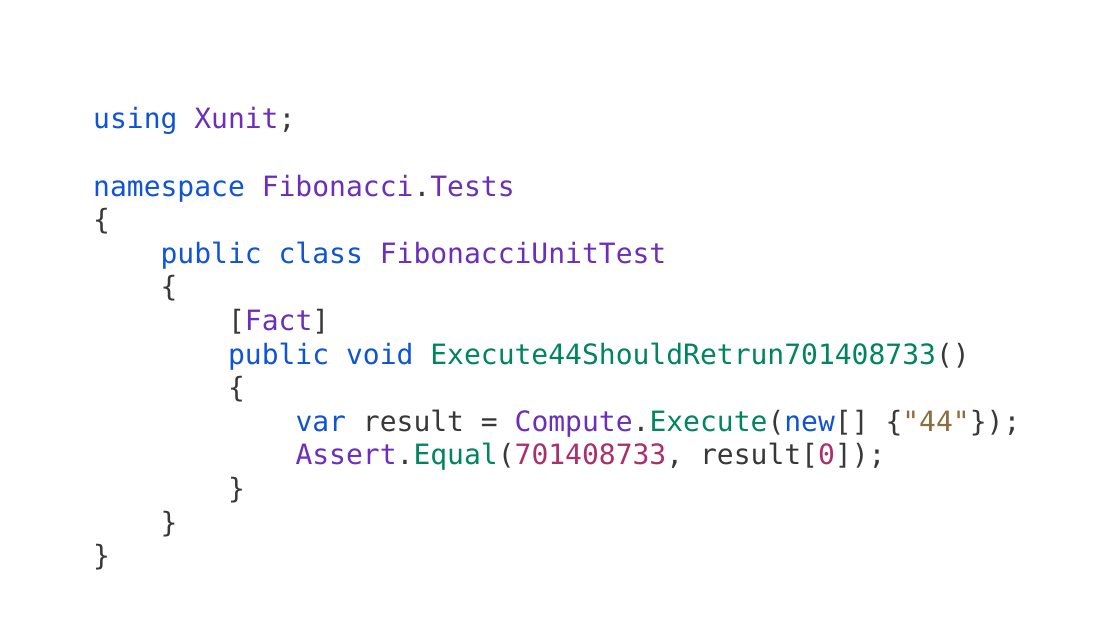
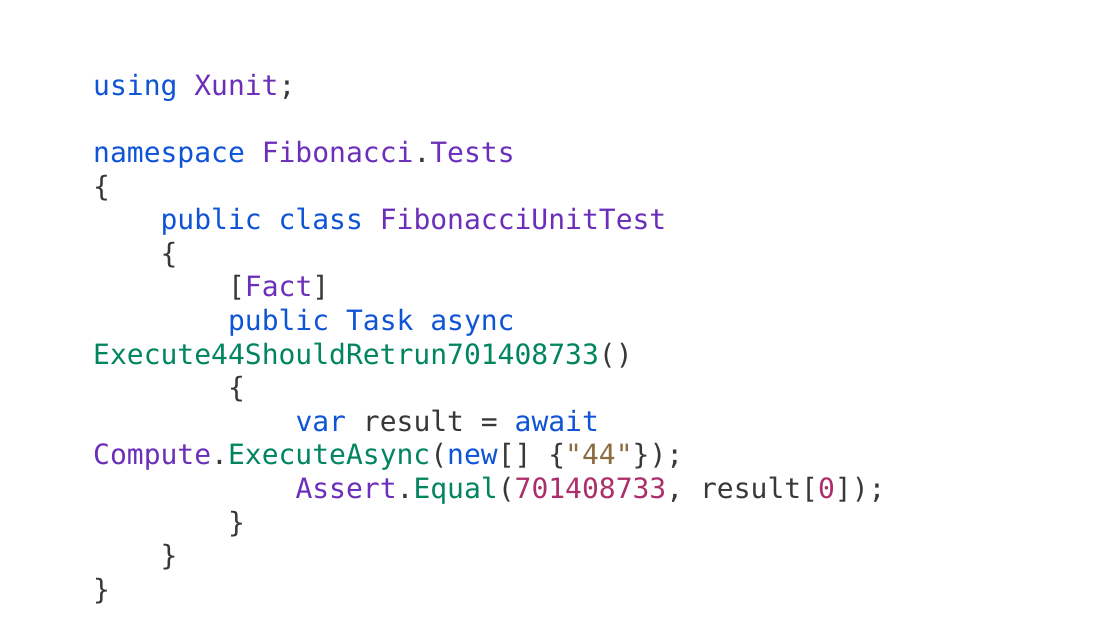
Before and after one commit to guillaume-chervet/course.dotnet, a slide deck: slide 95 of documentations/dotnet6.pptx. Drawn at 1120x630 pixels with LibreOffice and Linux fonts; fonts in the diff are those of the drawing. Boxes give left, top, right and bottom in pixels: in the first picture for what was removed or moved away, otherwise in the second. Text is boxed around its words. In the diff, an @@ line names an element or a change of style, - is before the commit and + after.

Commit message:
update

```diff
--- a/documentations/dotnet6.pptx
+++ b/documentations/dotnet6.pptx
@@ text at (93,140,885,504): text changed @@
-using Xunit;
-namespace Fibonacci.Tests
-{
-public class FibonacciUnitTest
-{
-[Fact]
-public void Execute44ShouldRetrun701408733()
-{
-var result = Compute.Execute(new[] {"44"});
-Assert.Equal(701408733, result[0]);
-}
-}
-}
+using Xunit;
+namespace Fibonacci.Tests
+{
+public class FibonacciUnitTest
+{
+[Fact]
+public Task async Execute44ShouldRetrun701408733()
+{
+var result = await Compute.ExecuteAsync(new[] {"44"});
+Assert.Equal(701408733, result[0]);
+}
+}
+}
```
Also in this commit, not shown: 2 other slides changed.
